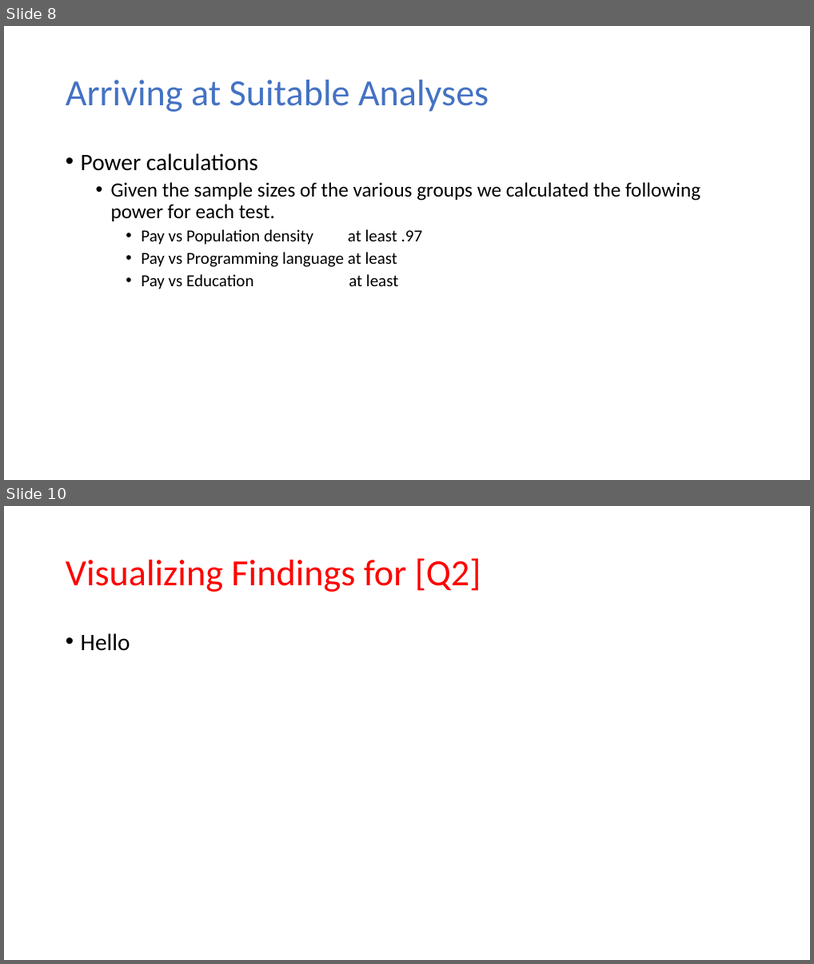
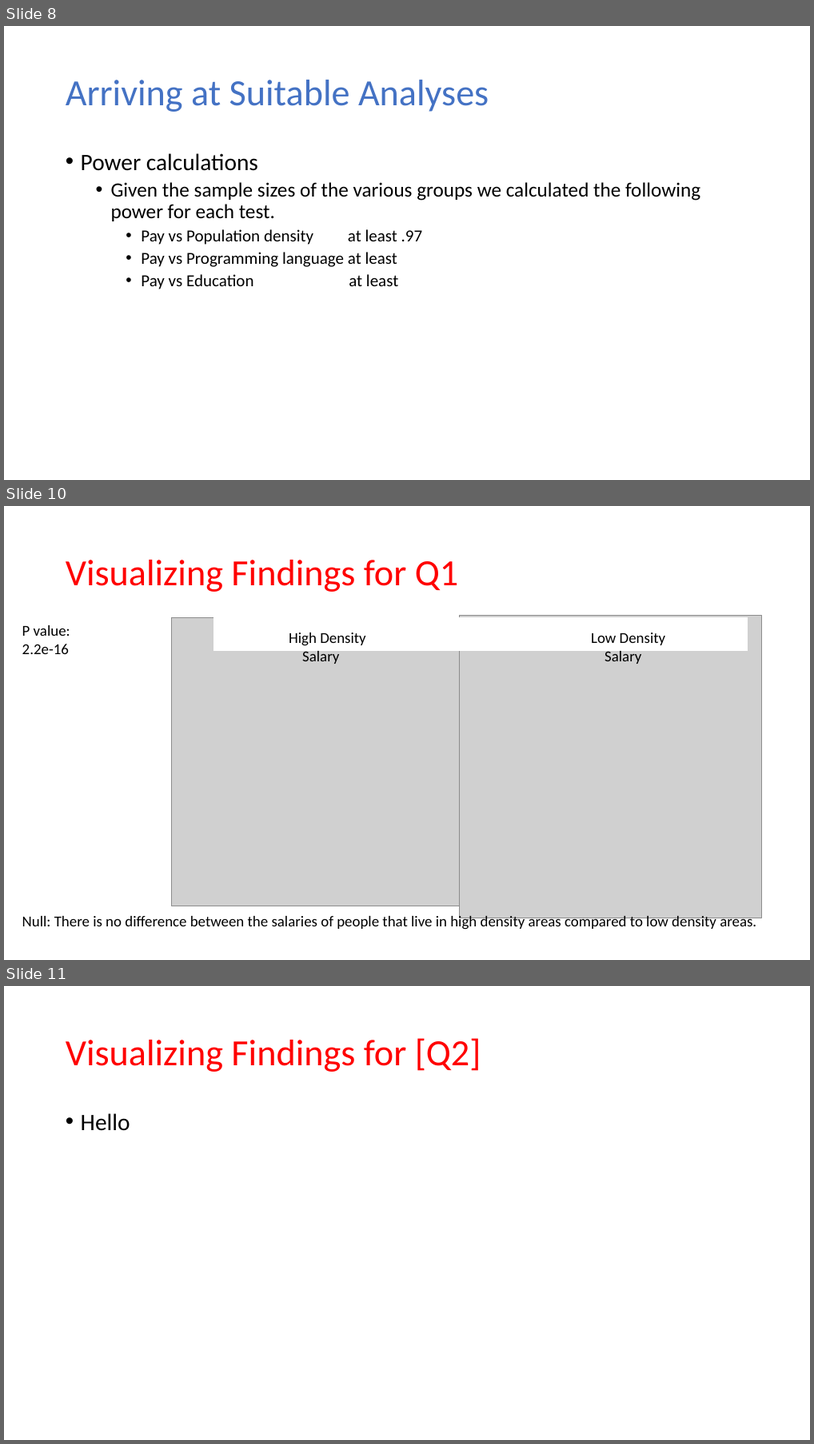
Before and after one commit to MatthewCodes/557_Final_Project, a slide deck: Presentation/Final Presentation.pptx. Shown one above the other, each under a label of ours: slides 8 and 10 before the commit, slides 8, 10 and 11 after it; the slides between them are not shown. The pictures are 814x964 and 814x1444 pixels, drawn with LibreOffice and Linux fonts; fonts in the diff are those of the drawing; grey boxes stand for pictures. Boxes give left, top, right and bottom in pixels: in the first picture for what was removed or moved away, otherwise in the second. Text is boxed around its words. In the diff, an @@ line names an element or a change of style, - is before the commit and + after.

```diff
--- a/Presentation/Final Presentation.pptx
+++ b/Presentation/Final Presentation.pptx
@@ slide 10 added at box(4, 506, 810, 960), background #FFFFFF @@
@@ title added at box(66, 560, 458, 592), 44 pt, text #FF0000 @@
+Visualizing Findings for Q1
@@ text added at box(22, 625, 757, 930), 18 pt, text #000000 @@
+P value:
+2.2e-16
+Null: There is no difference between the salaries of people that live in high density areas compared to low density areas.
@@ picture added at box(172, 618, 460, 906) @@
@@ rectangle added at box(214, 618, 747, 650), fill #FFFFFF, outline #FFFFFF 1 pt @@
@@ picture added at box(459, 615, 762, 917) @@
@@ text added at box(289, 632, 666, 664), 18 pt, text #000000 @@
+High Density Low Density
+Salary Salary
@@ what was slide 10 is now slide 11 @@
```
Also in this commit, not shown: 3 slides changed, 1 other slide added, 1 slide removed, 5 other files.
